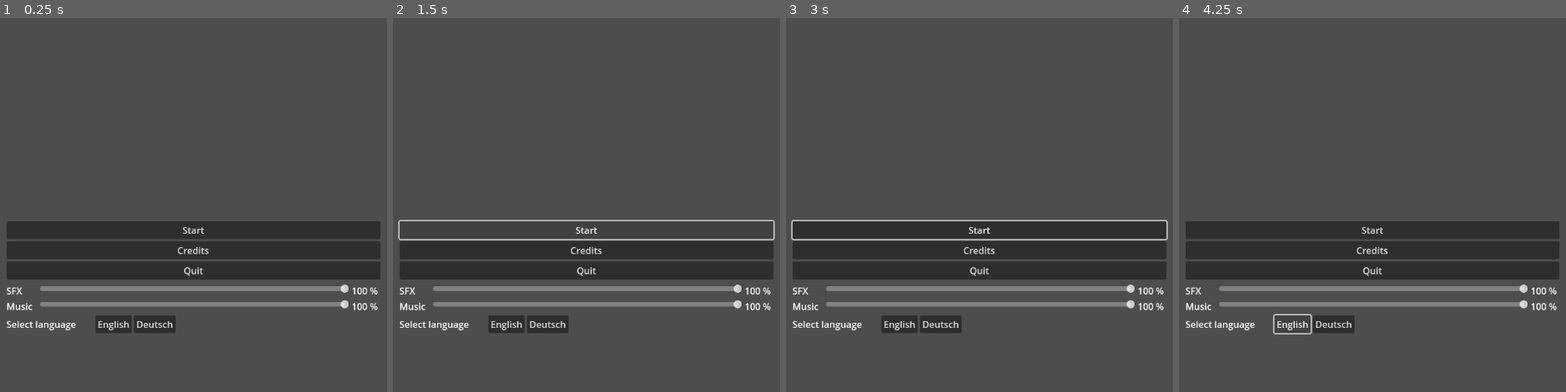
Above: before the commit, frames 1-4 (left to right).
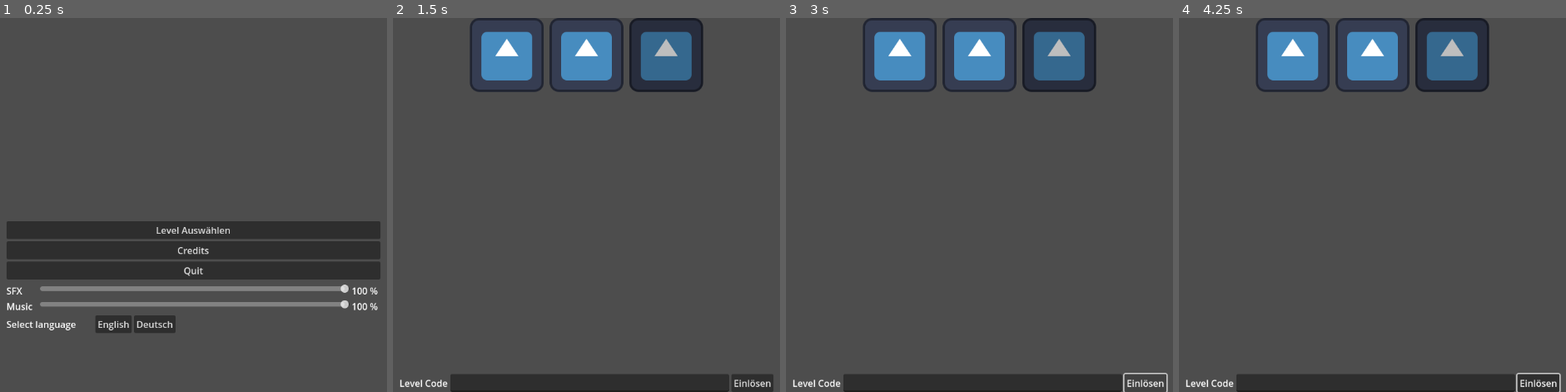
Above: after the commit, the same moments.

Repository: panorb/ludum-dare-56
Game: Godot game, scene res://world.tscn
Same seed, same stepped clock (60 frames per second), same inputs: the game is played once before the commit and once after it. The engine's default icon, where the game draws it, is replaced by a stand-in: a white triangle on a blue panel in a dark square.
Inputs (mouse positions are in pixels of both pictures, inside the frame that each line leads up to):
- Up to frame 1 (0.25 s): no input
- Up to frame 2 (1.5 s): click (586, 231) at 0.5 s, where only the run after the commit has a clickable "Level Auswählen"; click (586, 231) at 1.25 s, where only the run before the commit has a clickable "Start"
- Up to frame 3 (3 s): click (979, 231) at 2 s, where only the run before the commit has a clickable "Start"; click (1145, 384) at 2.75 s, where only the run after the commit has a clickable "Einlösen"
- Up to frame 4 (4.25 s): click (1291, 324) at 3.5 s, where only the run before the commit has a clickable "English"

The runs differ from the first frame. In frame 1, 0.2% of the frame differs, in the area x 40-60%, y 55-58%; in frame 2, 25%; in frame 3, 29%, in the area x 1-99%, y 0-100%; in frame 4, 29%.
Error before the commit: Parse Error: Function "load_level()" not found in base self. (res://game/game.gd:16)

Commit message:
Start game by level click

Diff:
--- a/godot/game/game.gd
+++ b/godot/game/game.gd
@@ -13,7 +13,7 @@
 # Called when the node enters the scene tree for the first time.
 func _ready() -> void:
 	#pass # Replace with function body.
-	load_level()
+	start_level(1)
 	simulation_state = construction_state.create_simulation_state()
 
 
--- a/godot/gui/level_menu/level_card/level_card.gd
+++ b/godot/gui/level_menu/level_card/level_card.gd
@@ -1,11 +1,15 @@
 @tool
 class_name LevelCard extends AspectRatioContainer
+
+signal pressed
 
 const UNLOCK_MODULATE = Color.WHITE
 const LOCK_MODULE = Color.GRAY
 
 @onready var level_name_label = %LevelNameLabel
 @onready var level_texture_rect = %LevelTextureRect
+
+@export var level: int
 
 @export var level_name: String:
 	get: return self._level_name
@@ -41,3 +45,7 @@
 			self.modulate = LOCK_MODULE
 		else:
 			self.modulate = UNLOCK_MODULATE
+
+func _gui_input(event):
+	if event is InputEventMouseButton and event.button_index == MOUSE_BUTTON_LEFT and event.pressed:
+		self.pressed.emit(self.level)
--- a/godot/gui/level_menu/level_card/level_card.tscn
+++ b/godot/gui/level_menu/level_card/level_card.tscn
@@ -8,7 +8,9 @@
 offset_bottom = 648.0
 grow_horizontal = 2
 grow_vertical = 2
+mouse_default_cursor_shape = 13
 script = ExtResource("1_8gqq1")
+level = null
 
 [node name="LevelTextureRect" type="TextureRect" parent="."]
 unique_name_in_owner = true
@@ -29,6 +31,5 @@
 unique_name_in_owner = true
 layout_mode = 2
 size_flags_vertical = 1
-text = "Level Name"
 horizontal_alignment = 1
 vertical_alignment = 3
--- a/godot/gui/level_menu/level_scene.tscn
+++ b/godot/gui/level_menu/level_scene.tscn
@@ -24,16 +24,18 @@
 [node name="LevelCard1" parent="Container/HFlowContainer" instance=ExtResource("2_j3hy7")]
 unique_name_in_owner = true
 layout_mode = 2
+level = 1
 
 [node name="LevelCard2" parent="Container/HFlowContainer" instance=ExtResource("2_j3hy7")]
 unique_name_in_owner = true
 layout_mode = 2
+level = 2
 
 [node name="LevelCard3" parent="Container/HFlowContainer" instance=ExtResource("2_j3hy7")]
 unique_name_in_owner = true
 modulate = Color(0.745098, 0.745098, 0.745098, 1)
 layout_mode = 2
-locked = true
+level = 3
 
 [node name="HBoxContainer" type="HBoxContainer" parent="Container"]
 layout_mode = 2
--- a/godot/gui/main_menu.gd
+++ b/godot/gui/main_menu.gd
@@ -1,11 +1,12 @@
 class_name MainMenu extends Control
 
 signal start_game
+signal show_levels
 signal change_language
 signal sfx_value_changed
 signal music_value_changed
 
-@onready var start_button := %StartButton
+@onready var level_button := %LevelButton
 @onready var credits_button := %CreditsButton
 @onready var quit_button := %QuitButton
 
@@ -19,7 +20,7 @@
 @onready var music_sound_percent_label := %MusicSoundPercentLabel
 
 func _ready() -> void:
-	start_button.pressed.connect(func(): start_game.emit());
+	level_button.pressed.connect(_emit_show_levels);
 	select_english_button.pressed.connect(func(): change_language.emit('en'))
 	select_german_button.pressed.connect(func(): change_language.emit('de'))
 
@@ -31,6 +32,9 @@
 
 	sfx_sound_slider.value_changed.connect(func(volume_value: float): _emit_volume_changed(sfx_value_changed, volume_value, sfx_sound_percent_label))
 	music_sound_slider.value_changed.connect(func(volume_value: float): _emit_volume_changed(music_value_changed, volume_value, music_sound_percent_label))
+
+func _emit_show_levels():
+	self.show_levels.emit()
 
 func _emit_volume_changed(volume_signal: Signal, volume_percent: float, label_node: Label ):
 	volume_signal.emit(volume_percent)
--- a/godot/gui/main_menu.tscn
+++ b/godot/gui/main_menu.tscn
@@ -20,10 +20,10 @@
 layout_mode = 2
 size_flags_vertical = 4
 
-[node name="StartButton" type="Button" parent="MarginContainer/VBoxContainer"]
+[node name="LevelButton" type="Button" parent="MarginContainer/VBoxContainer"]
 unique_name_in_owner = true
 layout_mode = 2
-text = "START_BUTTON"
+text = "LEVEL_BUTTON"
 
 [node name="CreditsButton" type="Button" parent="MarginContainer/VBoxContainer"]
 unique_name_in_owner = true
--- a/godot/translations.csv
+++ b/godot/translations.csv
@@ -15,3 +15,4 @@
 SELECT_LANGUAGE,"Select language","Sprache auswählen"
 LEVEL_CODE_LABEL,"Level Code","Level Code"
 LEVEL_CODE_BUTTON,"Einlösen", "Enter"
+LEVEL_BUTTON,"Level Auswählen","Select Level"
--- a/godot/world.gd
+++ b/godot/world.gd
@@ -21,7 +21,6 @@
 	LOSE_SCENE: null, #preload('res://gui/end_screen/lose/lose_screen.tscn'),
 	WIN_SCENE: null, # preload("res://gui/end_screen/win/win_screen.tscn"),
 }
-
 
 @onready var sfx_sound_value: float:
 	get: return self.get_sound_bus_volume(SFX_SOUND_BUS)
@@ -63,7 +62,7 @@
 func _ready():
 	self.sfx_sound_value = 80.0
 	self.music_sound_value = 80.0
-	self.current_scene = MAIN_MENU_SCENE
+	self._on_show_main_menu()
 	TranslationServer.set_locale(LANGUAGE_ENGLISH)
 
 func set_sound_bus_volume(bus_name: String, volume_percent: float):
@@ -85,9 +84,25 @@
 
 	return next_scene_node
 
+func _on_show_main_menu() -> MainMenu:
+	var main_menu_scene = self._set_current_scene(MAIN_MENU_SCENE) as MainMenu
+
+	main_menu_scene.set_music_volume(music_sound_value)
+	main_menu_scene.set_sfx_volume(sfx_sound_value)
+
+	main_menu_scene.change_language.connect(func(language: String): TranslationServer.set_locale(language))
+	main_menu_scene.sfx_value_changed.connect(func(volume_percent: float): self.sfx_sound_value=volume_percent)
+	main_menu_scene.music_value_changed.connect(func(volume_percent: float): self.music_sound_value=volume_percent)
+	main_menu_scene.show_levels.connect(_on_show_select_level)
+	main_menu_scene.start_game.connect(_on_start_level)
+
+	return main_menu_scene
+
 func _on_start_level(level: int) -> Game:
 	var game_scene = self._set_current_scene(GAME_SCENE) as Game
+
 	game_scene.start_level(level)
+
 	game_scene.show_lose_screen.connect(func(): self.current_scene = LOSE_SCENE)
 	game_scene.show_win_screen.connect(func(): self.current_scene = WIN_SCENE)
 
@@ -95,5 +110,7 @@
 
 func _on_show_select_level() -> LevelScene:
 	var level_select_scene = self._set_current_scene(LEVEL_SCENE) as LevelScene
+
 	level_select_scene.level_selected.connect(_on_start_level)
+
 	return level_select_scene
